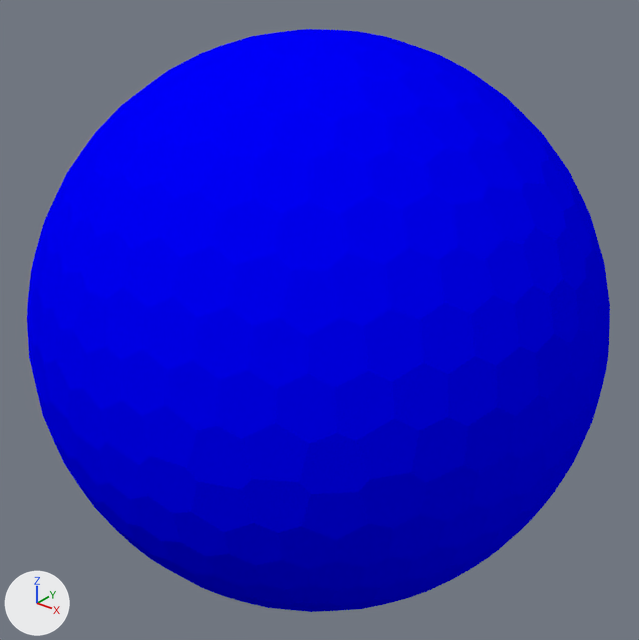
A saved change to the Blender file World_Gen_Project.blend.
Before and after are seen from a 50 mm camera at (1.802, -2.248, 1.396) aimed at (0.001, 0.003, 0.001). The axes (+X, +Y, +Z) are drawn at lower left. The lights are the same throughout.

The first picture shows 'Planet'.
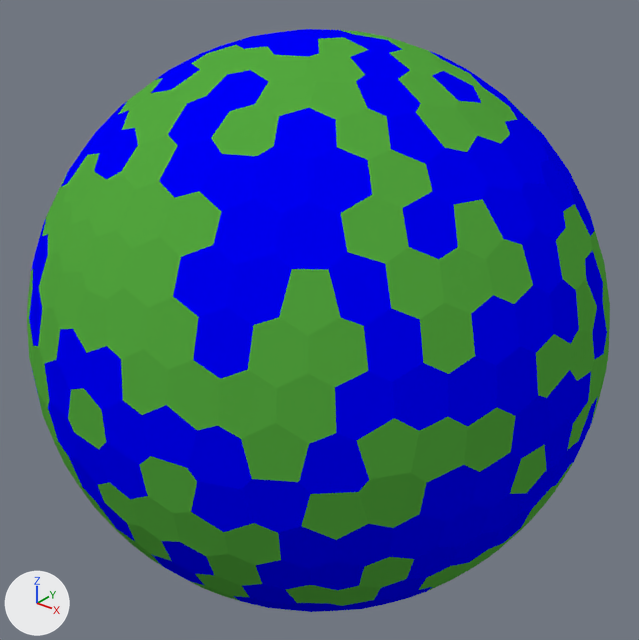
Commit message: display_planet.py: Добавлено удаление мэшей и материалов World_Gen_Project.blend: Добавлено автообновление скриптов при запуске

Where the change shows, as pixel boxes (x1, y1, x2, y2) in the pictures (639 x 640 px):
part 1 of me_planet_001, recoloured (blue to green)
    both: (27, 30, 610, 606)

The change, as a list of edits to the scene's bpy script:
```text
Add mat_land:
    mat_land = diffuse_material('Land')
    mat_land.base_color = (0.09, 0.4, 0.05)  # green #55aa3f
Change me_planet_001:
    where me_planet_001.from_pydata(...)  # 1138 vertices, 571 faces; spans x -1.0..1.0, y -1.0..1.0, z -1.0..1.0
    used by ob_planet; location = (0.0, 0.0, 0.0)
    me_planet_001 part 1: 276 of the faces centred in x -0.99..1.0, y -0.99..0.99, z -0.98..0.98 switch from mat_water (blue #0000ff) to mat_land (green #55aa3f)
```
